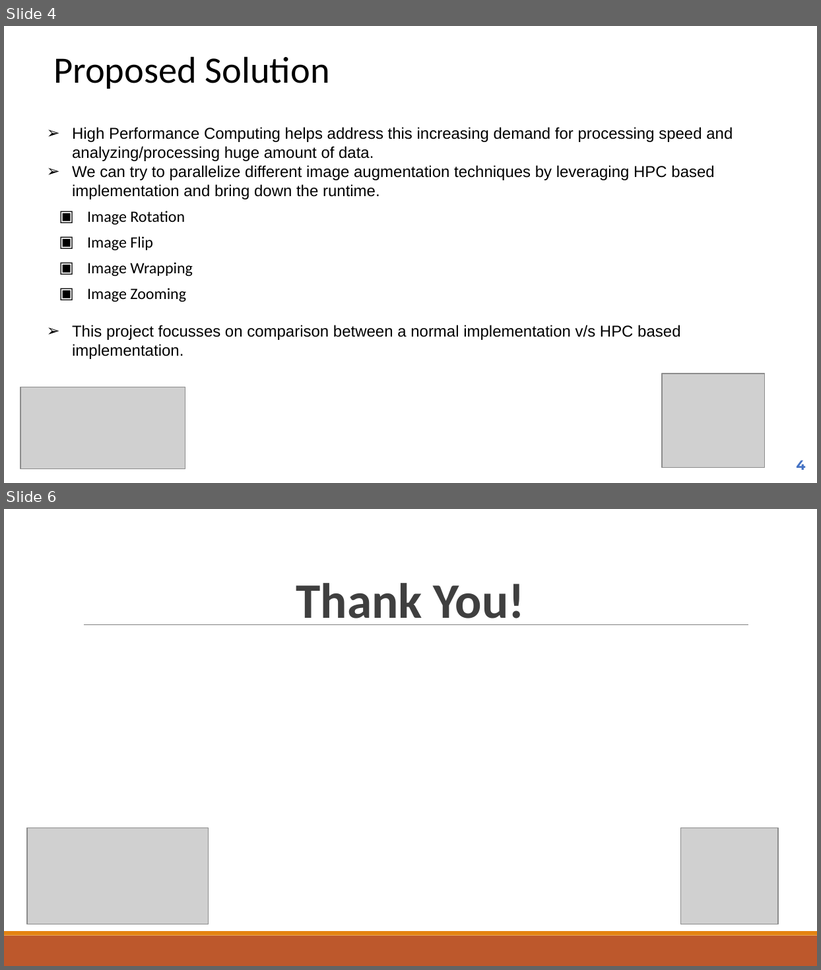
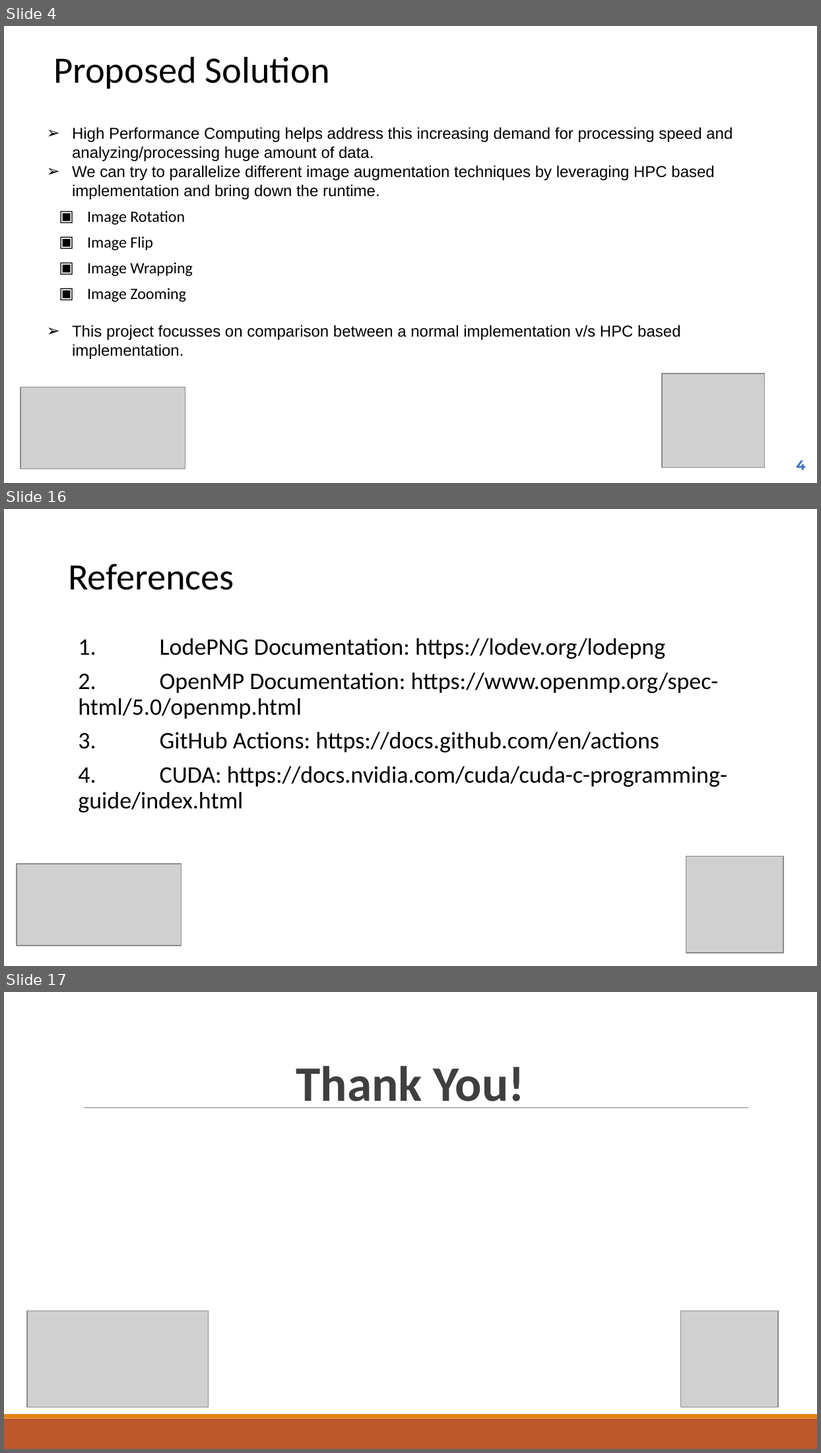
Before and after one commit to prakash90om/MLOps_Demo_hpc, a slide deck: doc/MLOps_HPC_Image_Processing_Presentation.pptx. Shown one above the other, each under a label of ours: slides 4 and 6 before the commit, slides 4, 16 and 17 after it; the slides between them are not shown. The pictures are 821x970 and 821x1453 pixels, drawn with LibreOffice and Linux fonts; fonts in the diff are those of the drawing; grey boxes stand for pictures. Boxes give left, top, right and bottom in pixels: in the first picture for what was removed or moved away, otherwise in the second. Text is boxed around its words. In the diff, an @@ line names an element or a change of style, - is before the commit and + after.

```diff
--- a/doc/MLOps_HPC_Image_Processing_Presentation.pptx
+++ b/doc/MLOps_HPC_Image_Processing_Presentation.pptx
@@ slide 16 added at (4, 509, 817, 966), background #FFFFFF @@
@@ title added at (68, 564, 234, 590), 33 pt, text #000000 @@
+References
@@ text added at (78, 638, 727, 813), 21 pt, text #000000 @@
+1. LodePNG Documentation: https://lodev.org/lodepng
+2. OpenMP Documentation: https://www.openmp.org/spec-html/5.0/openmp.html
+3. GitHub Actions: https://docs.github.com/en/actions
+4. CUDA: https://docs.nvidia.com/cuda/cuda-c-programming-guide/index.html
@@ picture added at (16, 864, 182, 947) @@
@@ picture added at (686, 857, 783, 954) @@
@@ what was slide 6 is now slide 17 @@
```
Also in this commit, not shown: 1 slide changed, 10 other slides added.
